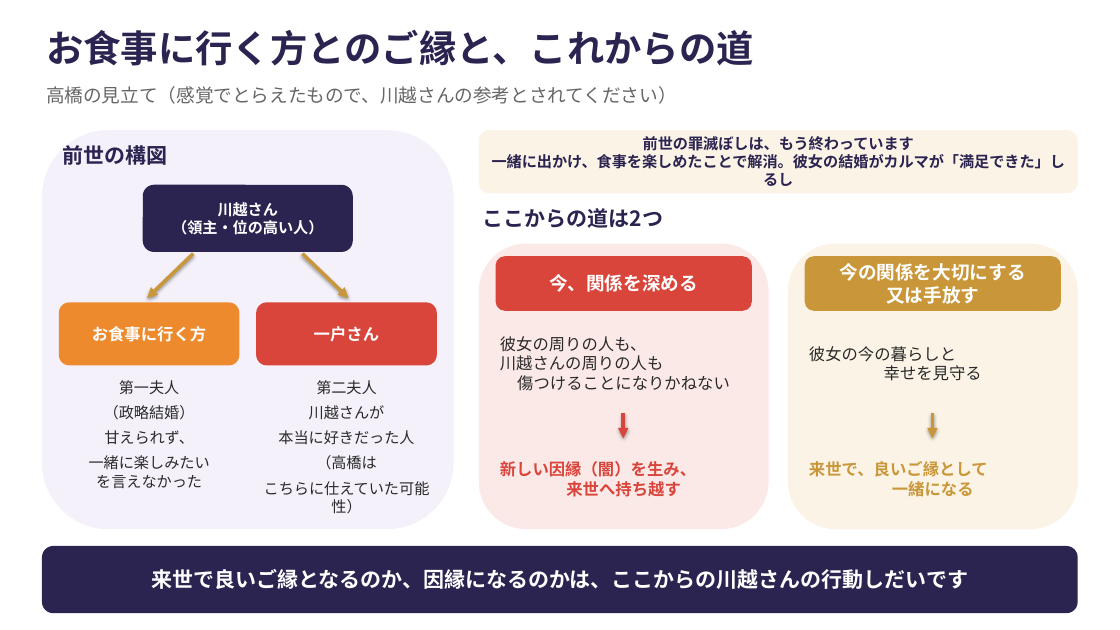
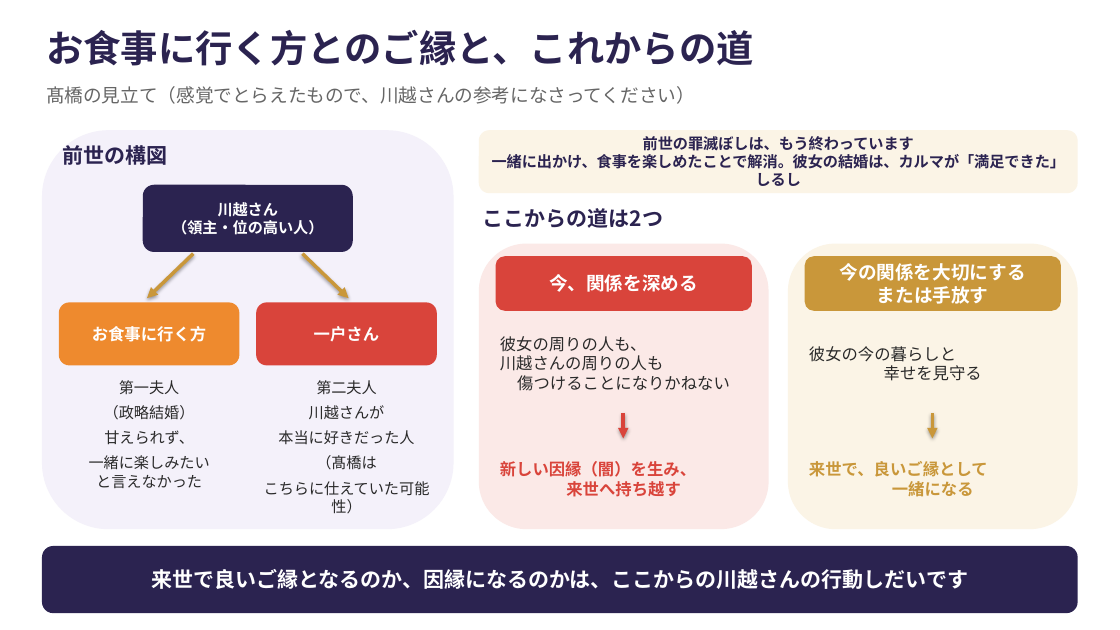
Before and after one commit to y-takahashi-cmd/MyBrain, a slide deck: slide 1 of 20_Projects/海音_心体の調律/タマラ/川越さん/20261014_ご縁と考え方_お食事の方.pptx. Drawn at 1120x630 pixels with LibreOffice and Linux fonts; fonts in the diff are those of the drawing. Boxes give left, top, right and bottom in pixels: in the first picture for what was removed or moved away, otherwise in the second. Text is boxed around its words. In the diff, an @@ line names an element or a change of style, - is before the commit and + after.

```diff
--- a/20_Projects/海音_心体の調律/タマラ/川越さん/20261014_ご縁と考え方_お食事の方.pptx
+++ b/20_Projects/海音_心体の調律/タマラ/川越さん/20261014_ご縁と考え方_お食事の方.pptx
@@ text at [46, 86, 695, 104]: text changed @@
-高橋の見立て（感覚でとらえたもので、川越さんの参考とされてください）
+髙橋の見立て（感覚でとらえたもので、川越さんの参考になさってください）
@@ text in rounded rectangle at [492, 154, 1066, 186]: text changed @@
-一緒に出かけ、食事を楽しめたことで解消。彼女の結婚がカルマが「満足できた」しるし
+一緒に出かけ、食事を楽しめたことで解消。彼女の結婚は、カルマが「満足できた」しるし
@@ text in rounded rectangle at [877, 286, 989, 304]: text changed @@
-又は手放す
+または手放す
@@ text at [89, 455, 210, 488]: text changed @@
-一緒に楽しみたい
-を言えなかった
+一緒に楽しみたい
+と言えなかった
@@ text at [316, 455, 377, 470]: text changed @@
-（高橋は
+（髙橋は
```
Also in this commit, not shown: 1 other file.
